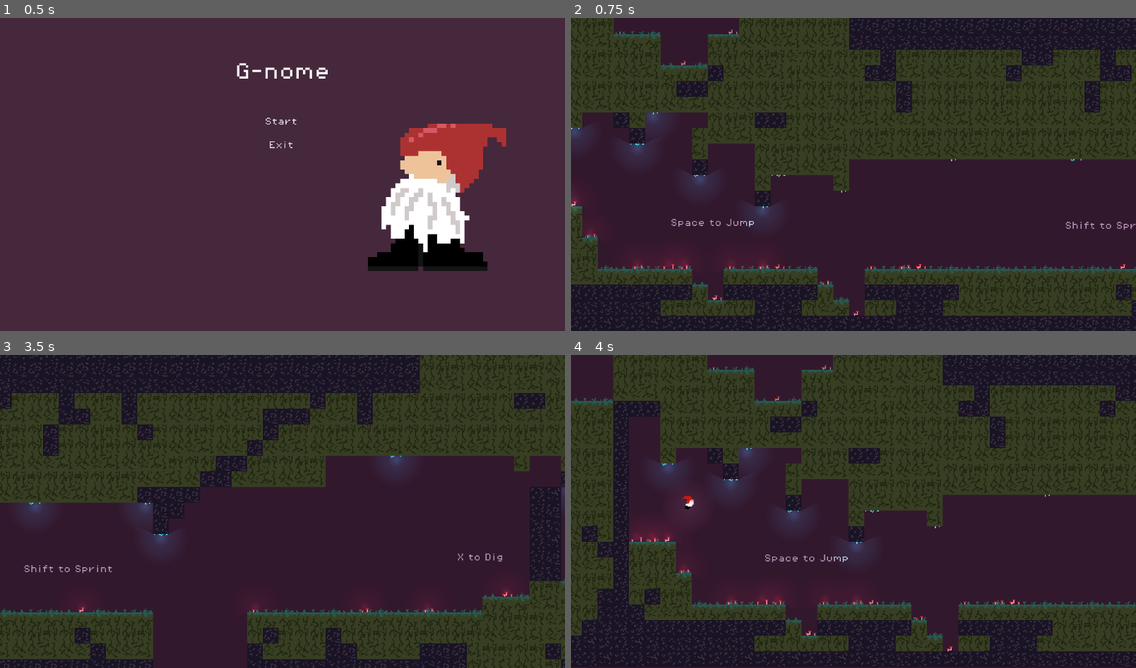
Above: before the commit, frames 1-4 (two rows, left to right).
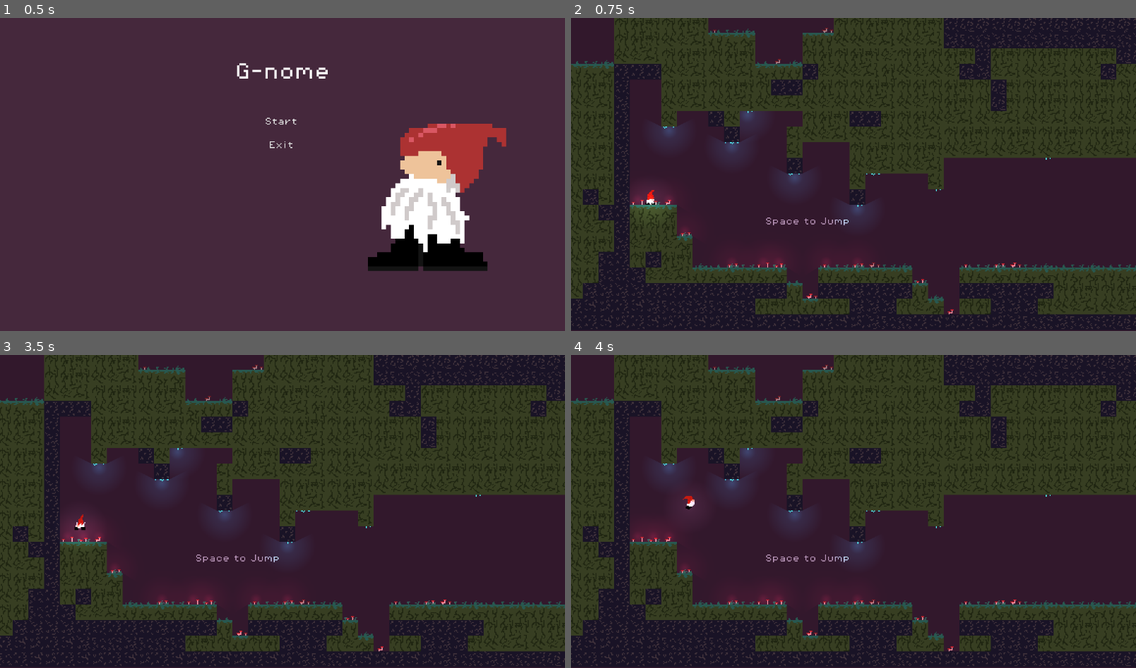
Above: after the commit, the same moments.

Repository: Greenbeansoup/GnomeGame
Game: Godot game, scene res://scenes/MainMenu.tscn
Two runs of this game, one before a commit and one after it. Both use one fixed random seed, a clock stepped at 60 frames per second and the inputs below.
Inputs:
- Up to frame 1 (0.5 s): no input
- Up to frame 2 (0.75 s): click "Start" at 0.5 s
- Up to frame 3 (3.5 s): hold Right (right) 1.28-2.78 s; tap X (dig) at 1.35 s; tap Space (jump) at 1.52, 2.27 s; tap E (explode) at 2.1 s; tap Enter at 2.75 s; hold Left (left) from 2.78 s (still down); hold Shift (sprint) from 2.78 s (still down)
- Up to frame 4 (4 s): release Left (left) at 3.53 s; release Shift (sprint) at 3.53 s; hold Right (right) from 3.53 s (still down); tap X (dig) at 3.6 s; tap Space (jump) at 3.77 s

Frame 1 is identical in both runs. In frame 2, 32% of the frame differs, in the area x 0-100%, y 0-100%; in frame 3, 44%; in frame 4, 4.1%.

Commit message:
Moved camera to its starting position to avoid jolt on load

Diff:
--- a/scenes/game.tscn
+++ b/scenes/game.tscn
@@ -23,7 +23,7 @@
 color = Color(0.72759295, 0.5936862, 0.73051393, 1)
 
 [node name="Camera2D" type="Camera2D" parent="." unique_id=794331030]
-position = Vector2(-524, -103)
+position = Vector2(-1101, -95)
 zoom = Vector2(2, 2)
 position_smoothing_enabled = true
 position_smoothing_speed = 12.0
Not shown, changed: export_presets.cfg
